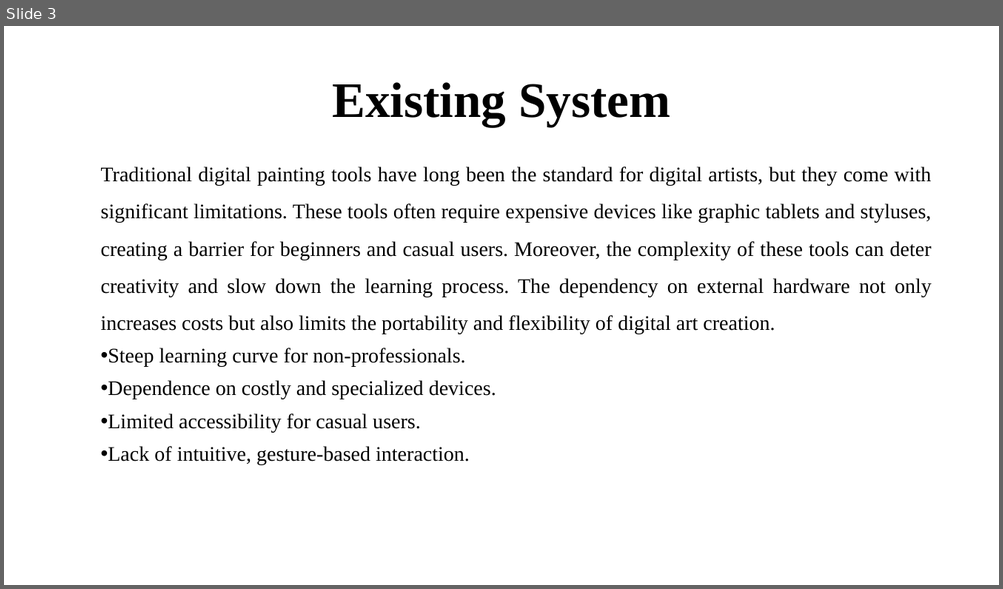
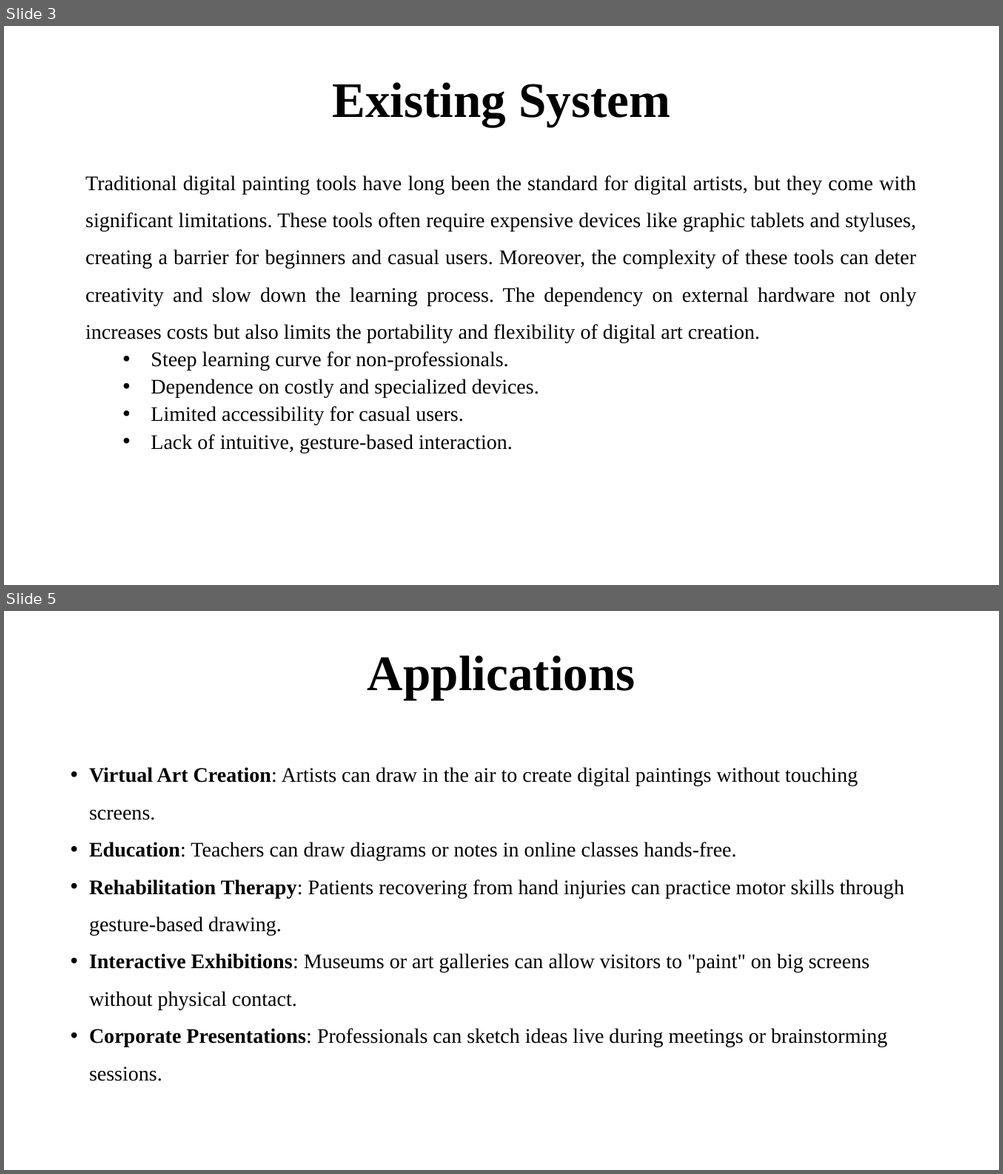
Before and after one commit to Gbhanuteja22/GestureArt, a slide deck: GestureArt.pptx. Shown one above the other, each under a label of ours: slide 3 before the commit, slides 3 and 5 after it; the slides between them are not shown. The pictures are 1003x589 and 1003x1174 pixels, drawn with LibreOffice and Linux fonts; fonts in the diff are those of the drawing; background and template pictures are left out. Boxes give left, top, right and bottom in pixels: in the first picture for what was removed or moved away, otherwise in the second. Text is boxed around its words. In the diff, an @@ line names an element or a change of style, - is before the commit and + after.

```diff
--- a/GestureArt.pptx
+++ b/GestureArt.pptx
@@ slide 5 added at box(4, 611, 999, 1170), background #FFFFFF @@
@@ title added at box(367, 655, 635, 699), 48 pt, text #000000, bold @@
+Applications
@@ text added at box(89, 767, 904, 1082), 20 pt, text #000000 @@
+• Virtual Art Creation: Artists can draw in the air to create digital paintings without touching screens.
+• Education: Teachers can draw diagrams or notes in online classes hands-free.
+• Rehabilitation Therapy: Patients recovering from hand injuries can practice motor skills through gesture-based drawing.
+• Interactive Exhibitions: Museums or art galleries can allow visitors to "paint" on big screens without physical contact.
+• Corporate Presentations: Professionals can sketch ideas live during meetings or brainstorming sessions.
@@ slide 3 changed as well @@
@@ subtitle "Traditional digital painting tools have ...": place and size @@
-subtitle "Traditional digital painting tools have ..." at box(101, 167, 931, 465)
+subtitle "Traditional digital painting tools have ..." at box(85, 175, 916, 453)
@@ subtitle at box(151, 352, 539, 453): list level 1 to 2 in "Steep learning curve for non-professionals."; list level 1 to 2 in "Dependence on costly and specialized ..."; list level 1 to 2 in "Limited accessibility for casual users."; list level 1 to 2 in "Lack of intuitive, gesture-based interaction." @@
```
Also in this commit, not shown: 5 other slides changed, 18 other slides added, 4 slides removed, 16 other files.
